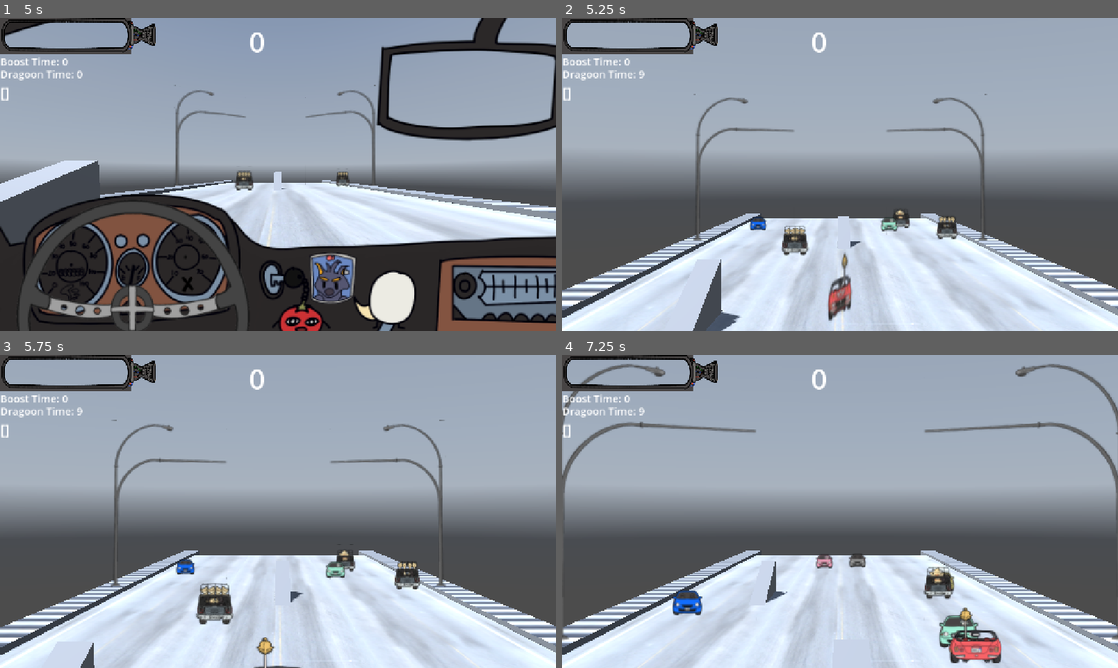
Above: before the commit, frames 1-4 (two rows, left to right).
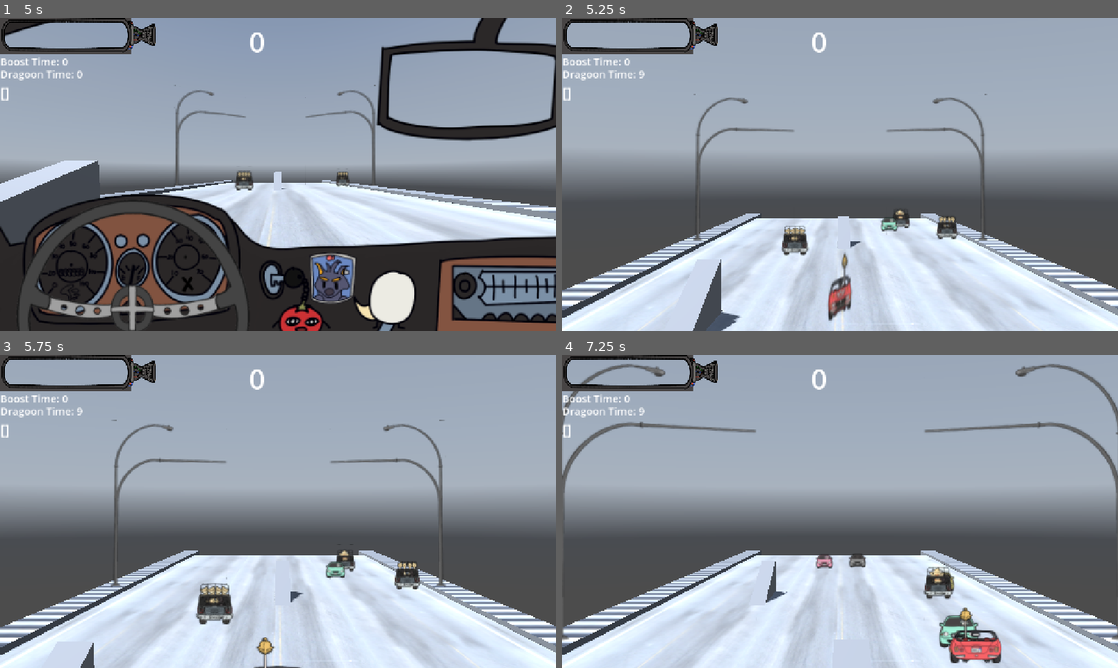
Above: after the commit, the same moments.

Repository: adoante/dokibird_game_jam
Game: Godot game, scene res://scenes/main.tscn
Two runs of this game, one before a commit and one after it. Both use one fixed random seed, a clock stepped at 60 frames per second and the inputs below. A sky picture missing from this copy of the repository is replaced by a grey-blue gradient.
Inputs:
- Up to frame 1 (5 s): hold D (move_right) 0.53-1.28 s; hold Tab (switch_camera) 0.53-1.28 s; tap Space (jump) at 0.77, 1.52, 3.02, 3.77, 4.52 s; hold S (move_down) 1.28-2.03 s; tap Tab (switch_camera) at 1.35, 2.85, 4.35 s; hold D (move_right) 2.03-2.78 s; hold Tab (switch_camera) 2.03-2.78 s; tap Enter at 2.75 s; hold W (move_up) 2.78-3.53 s; hold Tab (switch_camera) 3.53-4.28 s; hold A (move_left) from 3.53 s (still down)
- Up to frame 2 (5.25 s): release A (move_left) at 5.03 s; hold S (move_down) from 5.03 s (still down); hold Tab (switch_camera) from 5.03 s (still down)
- Up to frame 3 (5.75 s): keep holding S (move_down); keep holding Tab (switch_camera)
- Up to frame 4 (7.25 s): release S (move_down) at 5.78 s; release Tab (switch_camera) at 5.78 s; hold D (move_right) 5.78-6.53 s; tap Tab (switch_camera) at 5.85 s; tap Space (jump) at 6.02, 6.77 s; hold W (move_up) from 6.53 s (still down); hold Tab (switch_camera) from 6.53 s (still down)

Frame 1 is identical in both runs. In frame 2, 0.1% of the frame differs, in the area x 33-37%, y 63-68%; in frame 3, 0.1%; in frame 4, 0.4%, in the area x 19-26%, y 74-84%.

Commit message:
initial UI

Diff:
--- a/scenes/main.tscn
+++ b/scenes/main.tscn
@@ -10,7 +10,6 @@
 [ext_resource type="PackedScene" uid="uid://ccjo6ljxk2gh8" path="res://scenes/Enemies/chonky_help.tscn" id="6_o6xl0"]
 [ext_resource type="Texture2D" uid="uid://cww3xb2sp83eq" path="res://assets/Textures/BigCity/Road2.jpg" id="7_jkv2x"]
 [ext_resource type="Texture2D" uid="uid://dik66mookpkib" path="res://assets/Textures/DownTown/Evilroad1.png" id="8_85g3d"]
-[ext_resource type="PackedScene" uid="uid://cpdu4iiextqh3" path="res://scenes/NPCs/GenericCars/npc_car_blue.tscn" id="8_jbj1t"]
 [ext_resource type="Texture2D" uid="uid://cn278vwv7xki4" path="res://assets/Textures/DownTown/Evilroad2.jpg" id="9_85g3d"]
 [ext_resource type="PackedScene" uid="uid://db8p0p1fd0x8d" path="res://scenes/Objects/sample_ramp.tscn" id="10_choun"]
 [ext_resource type="PackedScene" uid="uid://dcyw50pq2wb24" path="res://scenes/Backgrounds/sky_1.tscn" id="11_ya4ey"]
@@ -18,8 +17,6 @@
 [ext_resource type="PackedScene" uid="uid://du6qj35k87rdh" path="res://scenes/Objects/electric_totem_2.tscn" id="13_trceg"]
 [ext_resource type="PackedScene" uid="uid://d3jn7of4om7gn" path="res://scenes/Objects/electric_totem_3.tscn" id="14_a8y0u"]
 [ext_resource type="PackedScene" uid="uid://cmjbyt3q52pyw" path="res://scenes/NPCs/GenericCars/npc_car_grey.tscn" id="17_0ld40"]
-[ext_resource type="PackedScene" uid="uid://dg4gv1fxwbycm" path="res://scenes/NPCs/GenericCars/npc_car_orange.tscn" id="18_gqmmt"]
-[ext_resource type="PackedScene" uid="uid://clp8uqvmpf66t" path="res://scenes/NPCs/GenericCars/npc_car_red.tscn" id="19_yc10j"]
 [ext_resource type="PackedScene" uid="uid://rt4wqanb7qcm" path="res://scenes/NPCs/VTuberFriends/mint_v_tuber_car.tscn" id="20_gqmmt"]
 [ext_resource type="PackedScene" uid="uid://rciaqdt8duex" path="res://scenes/NPCs/VTuberFriends/dooby_v_tuber_car.tscn" id="21_jscy8"]
 [ext_resource type="PackedScene" uid="uid://i7c1dx6710gl" path="res://scenes/NPCs/VTuberFriends/chibidoki_v_tuber_car.tscn" id="22_pm3ni"]
@@ -173,28 +170,10 @@
 random_z_axis = false
 rotate_by = 90.0
 
-[node name="BlueCarSpawner" parent="SpawnerHolder" instance=ExtResource("3_sugp2")]
-transform = Transform3D(1, 0, 0, 0, 1, 0, 0, 0, 1, -45.8585, 0, 60.5599)
-object_to_spawn = ExtResource("8_jbj1t")
-spawn_interval = 5.0
-initial_position = Vector3(35, 2, 0)
-
 [node name="GreyCarSpawner" parent="SpawnerHolder" instance=ExtResource("3_sugp2")]
 transform = Transform3D(1, 0, 0, 0, 1, 0, 0, 0, 1, -41.3976, 0, 60.5599)
 object_to_spawn = ExtResource("17_0ld40")
 spawn_interval = 7.0
-initial_position = Vector3(35, 2, 0)
-
-[node name="OrangeCarSpawner" parent="SpawnerHolder" instance=ExtResource("3_sugp2")]
-transform = Transform3D(1, 0, 0, 0, 1, 0, 0, 0, 1, -45.1673, 0, 54.3501)
-object_to_spawn = ExtResource("18_gqmmt")
-spawn_interval = 9.0
-initial_position = Vector3(35, 2, 0)
-
-[node name="RedCarSpawner" parent="SpawnerHolder" instance=ExtResource("3_sugp2")]
-transform = Transform3D(1, 0, 0, 0, 1, 0, 0, 0, 1, -43.6897, 0, 60.5599)
-object_to_spawn = ExtResource("19_yc10j")
-spawn_interval = 11.0
 initial_position = Vector3(35, 2, 0)
 
 [node name="MintVTuberSpawner" parent="SpawnerHolder" instance=ExtResource("3_sugp2")]
--- a/scenes/ui.tscn
+++ b/scenes/ui.tscn
@@ -60,12 +60,14 @@
 script = ExtResource("6_8dubc")
 
 [node name="BoostMeterTimer" type="Label" parent="PowerupTimers"]
+layout_mode = 0
 offset_right = 40.0
 offset_bottom = 23.0
 theme_override_font_sizes/font_size = 24
 text = "Boost Time: "
 
 [node name="DragoonMeterTimer" type="Label" parent="PowerupTimers"]
+layout_mode = 0
 offset_top = 29.0
 offset_right = 156.0
 offset_bottom = 63.0
Not shown, added: export_presets.cfg
Not shown: 1 places in scenes/main.tscn that only renumber resources
